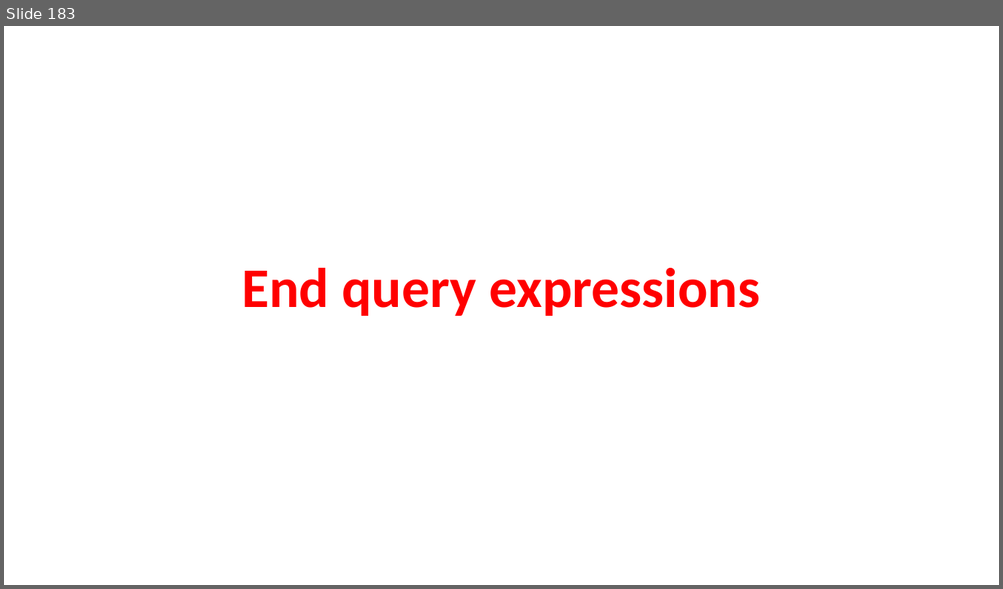
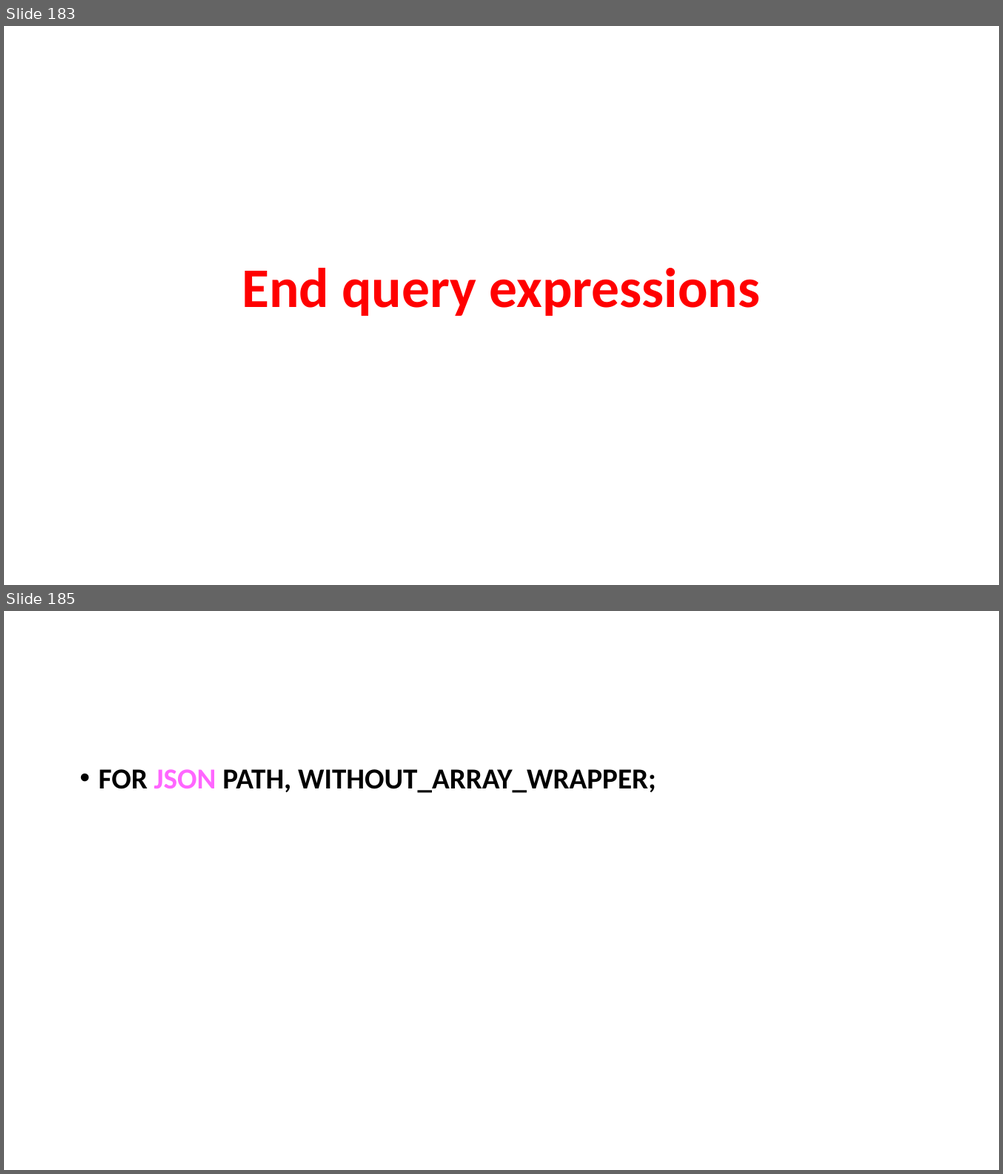
Before and after one commit to AhmedMohamedSamir1/Summary, a slide deck: Dot Net/2_DB.pptx. Shown one above the other, each under a label of ours: slide 183 before the commit, slides 183 and 185 after it; the slides between them are not shown. The pictures are 1003x589 and 1003x1174 pixels, drawn with LibreOffice and Linux fonts; fonts in the diff are those of the drawing. Boxes give left, top, right and bottom in pixels: in the first picture for what was removed or moved away, otherwise in the second. Text is boxed around its words. In the diff, an @@ line names an element or a change of style, - is before the commit and + after.

```diff
--- a/Dot Net/2_DB.pptx
+++ b/Dot Net/2_DB.pptx
@@ slide 185 added at [4,611,999,1170], background #FFFFFF @@
@@ text added at [99,769,656,793], 28 pt, text #000000, bold @@
+• FOR JSON PATH, WITHOUT_ARRAY_WRAPPER;
```
Also in this commit, not shown: 2 other slides added, 10 other files.
